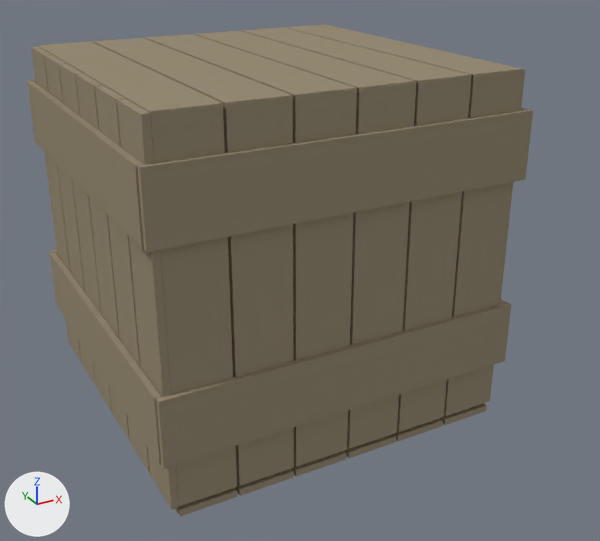
An edit to the Blender file Blenderkram/Modelle/Testbereit/Crates/StorageCrate_02blend.blend, drawn before and after from the same camera.
Before and after are seen from a camera (50 mm lens) standing at (-0.51, -2.9, 1.69) and looking at (0.88, -0.37, 0.43). Lighting does not change. The marker at lower left points along +X, +Y and +Z.
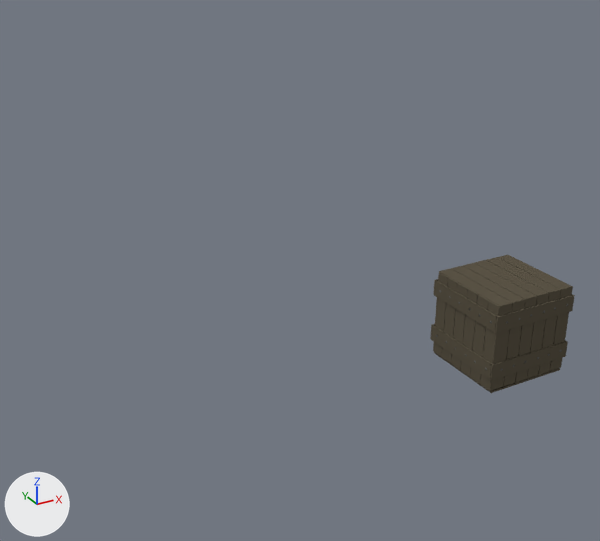
Diff of the bpy script that builds the scene:
```diff
--- a/Blenderkram/Modelle/Testbereit/Crates/StorageCrate_02blend.blend.py
+++ b/Blenderkram/Modelle/Testbereit/Crates/StorageCrate_02blend.blend.py
@@ mat_material_001 @@
 mat_material_001 = diffuse_material('Material.001')
-mat_material_001.base_color = (0.311, 0.262, 0.178)  # brown #978c75
+mat_material_001.base_color = (0.107, 0.0907, 0.0629)  # brown #5c5547
@@ ob_plane_003 @@
 ob_plane_003.rotation_euler = (0.0, 0.0, 1.571)  # degrees (0, 0, 90)
-ob_plane_003.scale = (0.0645, 0.604, 0.604)
+ob_plane_003.scale = (0.019, 0.178, 0.178)
```

Location of each change, [x1, y1, x2, y2] in pixels of the pictures (600 x 541 px):
'Plane.003', recoloured, rescaled (71% narrower, 72% shorter): before [27, 24, 533, 516]; after [430, 255, 575, 393]
